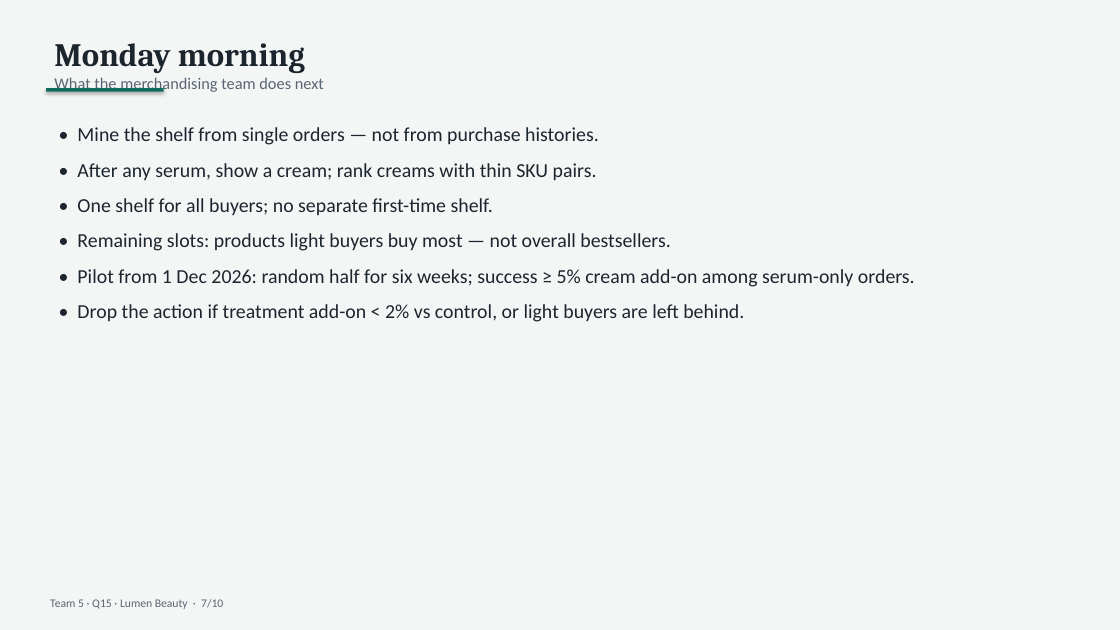
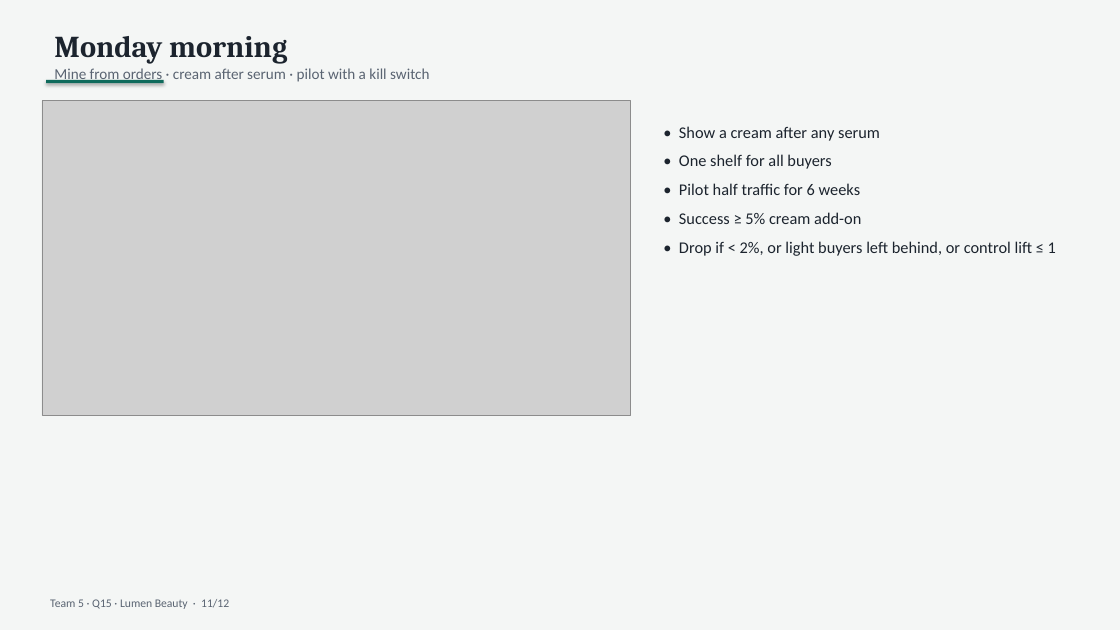
Before and after one commit to N1Rizhka/New-Media-Technology-and-Analytics---Final-Project, a slide deck: slide 11 of deliverables/Team5_Q15_pitch.pptx (slide 7 before the commit). Drawn at 1120x630 pixels with LibreOffice and Linux fonts; fonts in the diff are those of the drawing; grey boxes stand for pictures. Boxes give left, top, right and bottom in pixels: in the first picture for what was removed or moved away, otherwise in the second. Text is boxed around its words. In the diff, an @@ line names an element or a change of style, - is before the commit and + after.

```diff
--- a/deliverables/Team5_Q15_pitch.pptx
+++ b/deliverables/Team5_Q15_pitch.pptx
@@ text at box(54, 36, 287, 64): size 28 to 26 pt in "Monday morning" @@
@@ rectangle: place and size @@
-rectangle at box(46, 88, 164, 92)
+rectangle at box(46, 80, 164, 83)
@@ text at box(54, 68, 429, 84): text changed; size 14 to 13 pt @@
-What the merchandising team does next
+Mine from orders · cream after serum · pilot with a kill switch
@@ picture added at box(42, 101, 630, 416) @@
@@ text at box(679, 126, 1056, 256): text changed; size 17 to 14 pt @@
-• Mine the shelf from single orders — not from purchase histories.
-• After any serum, show a cream; rank creams with thin SKU pairs.
-• One shelf for all buyers; no separate first-time shelf.
-• Remaining slots: products light buyers buy most — not overall bestsellers.
-• Pilot from 1 Dec 2026: random half for six weeks; success ≥ 5% cream add-on among serum-only orders.
-• Drop the action if treatment add-on < 2% vs control, or light buyers are left behind.
+• Show a cream after any serum
+• One shelf for all buyers
+• Pilot half traffic for 6 weeks
+• Success ≥ 5% cream add-on
+• Drop if < 2%, or light buyers left behind, or control lift ≤ 1
@@ text at box(50, 599, 229, 609): text changed @@
-Team 5 · Q15 · Lumen Beauty · 7/10
+Team 5 · Q15 · Lumen Beauty · 11/12
```
Also in this commit, not shown: 6 other slides changed, 5 slides added, 3 slides removed, 18 other files.
